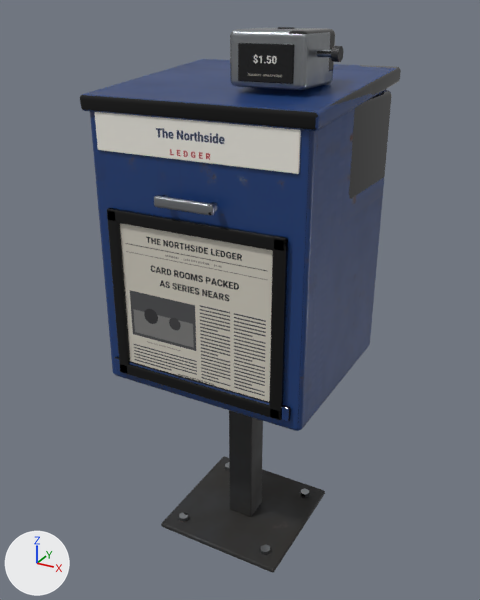
The glTF model unreal/Art/Meshes/SM_Newsbox.glb as it was, and as the next commit left it.
Both versions are drawn from a 50 mm lens placed at (0.615, -1.147, 1.137), pointed at (-0.01, -0.01, 0.569). The lights are fixed; the arrows at lower left show +X, +Y and +Z. The picture after the commit comes second. Vertices at exactly the same position are counted once.

Names of what the first picture shows: 'SM_Newsbox'.
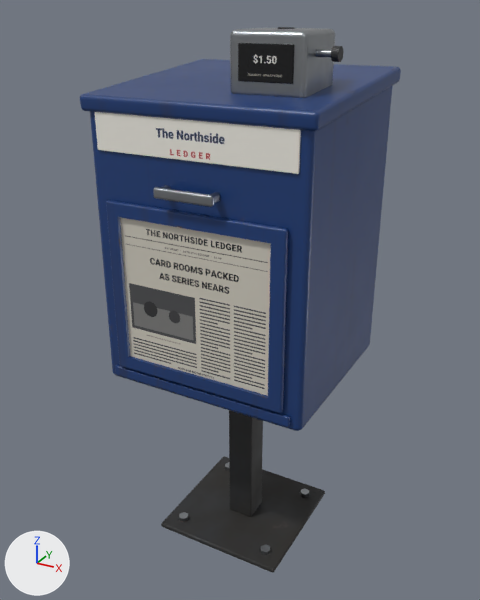
Where the change shows, as pixel boxes [x1, y1, x2, y2] in the pictures (480 x 600 px; the box of a moved part takes in the faces that stretch with it):
part 1 of me_sm_newsbox, added
    after: [210, 192, 220, 203]
part 2 of me_sm_newsbox, moved or reshaped
    before: [114, 357, 291, 422]
    after: [115, 365, 290, 427]
part 3 of me_sm_newsbox, moved or reshaped
    before: [120, 223, 272, 402]
    after: [120, 217, 271, 396]
part 4 of me_sm_newsbox, rebuilt
    before: [107, 208, 288, 420]
    after: [106, 200, 288, 413]
part 5 of me_sm_newsbox, reshaped
    before: [154, 195, 218, 216]
    after: [153, 187, 215, 207]
part 6 of me_sm_newsbox, moved or reshaped
    before: [230, 35, 335, 90]
    after: [230, 35, 335, 98]
part 7 of me_sm_newsbox, moved or reshaped
    before: [319, 90, 392, 343]
    after: [319, 86, 392, 343]
part 8 of me_sm_newsbox, surface changed
    both: [80, 28, 401, 518]

Edits to the bpy script that builds the scene:
```text
Change me_sm_newsbox:
    used by ob_sm_newsbox; location = (0.0, 0.0, 0.0)
    remove me_sm_newsbox.from_pydata(...)  # 1632 vertices, 3200 faces; spans x -0.23..0.23, y -0.234..0.21, z 0.0..1.107
    add me_sm_newsbox.from_pydata(...)  # 1368 vertices, 2660 faces; spans x -0.23..0.23, y -0.234..0.21, z 0.0..1.107
    me_sm_newsbox part 1: the loose piece of 96 vertices spanning x 0.044..0.056, y -0.227..-0.207, z 0.822..0.838 is copied, and the copy is scaled about its middle by (1, 1.31, 1), then moved by (0.0, 0.005, 0.015); it spans x 0.044..0.056, y -0.224..-0.199, z 0.837..0.853
    me_sm_newsbox part 2: the loose piece of 96 vertices spanning x -0.2..0.2, y -0.208..-0.2, z 0.445..0.475 is scaled about its middle by (1, 1, 0.702), then moved by (0.0, 0.0, -0.016)
    me_sm_newsbox part 3: the loose piece of 8 vertices spanning x -0.16..0.16, y -0.205..-0.201, z 0.47..0.77 is moved by (0.0, 0.0, 0.015)
    me_sm_newsbox part 4: the loose piece of 368 vertices spanning x -0.185..0.185, y -0.212..-0.2, z 0.445..0.795 is rebuilt with 104 vertices and now spans x -0.185..0.185, y -0.212..-0.2, z 0.46..0.81
    me_sm_newsbox part 5: 57 vertices moved from x -0.06..0.06, y -0.234..-0.222, z 0.82..0.84 to x -0.06..0.06, y -0.234..-0.222, z 0.835..0.855; 221 vertices removed from x -0.059..0.059, y -0.233..-0.207, z 0.821..0.84; 29 vertices added at x -0.059..0.059, y -0.233..-0.223, z 0.835..0.854
    me_sm_newsbox part 6: 60 vertices moved from x 0.03..0.172, y -0.125..0.005, z 1.015..1.076 to x 0.03..0.17, y -0.125..0.005, z 0.998..1.076
    me_sm_newsbox part 7: 24 vertices moved from x -0.22..0.22, y 0.188..0.2, z 0.978..0.99 to x -0.22..0.22, y 0.188..0.2, z 0.996..1.008
    me_sm_newsbox part 8: 729 kept faces spanning x -0.23..0.23, y -0.234..0.21, z 0.011..1.105 get new texture (UV) coordinates
    other edits to the shape of me_sm_newsbox do not show in these pictures
```
